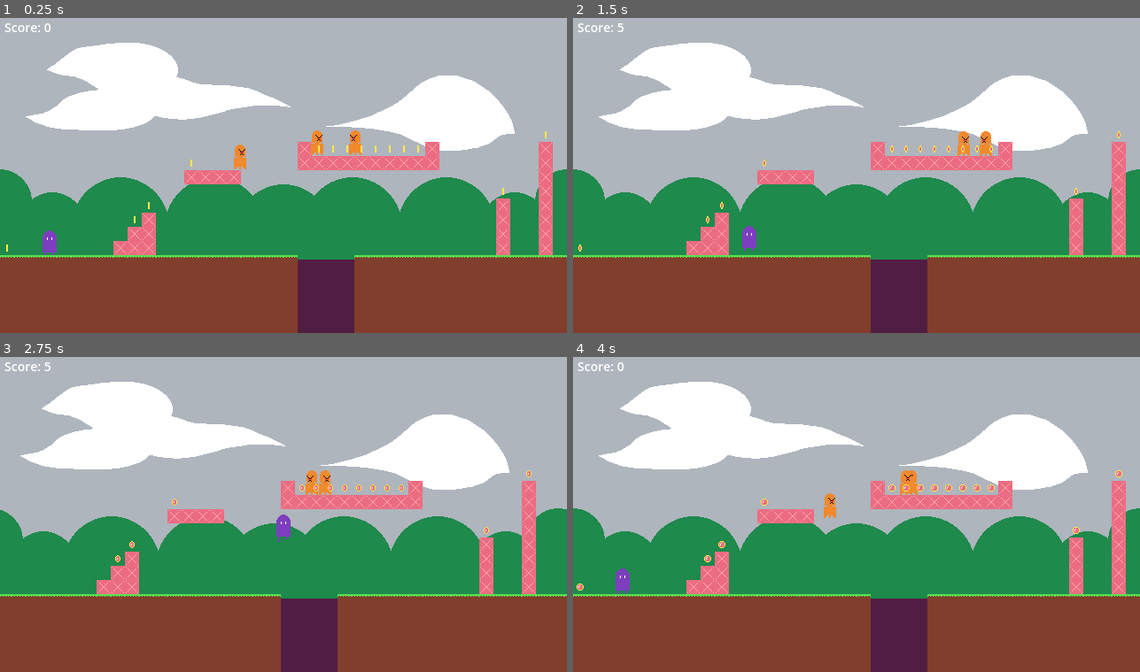
Above: before the commit, frames 1-4 (two rows, left to right).
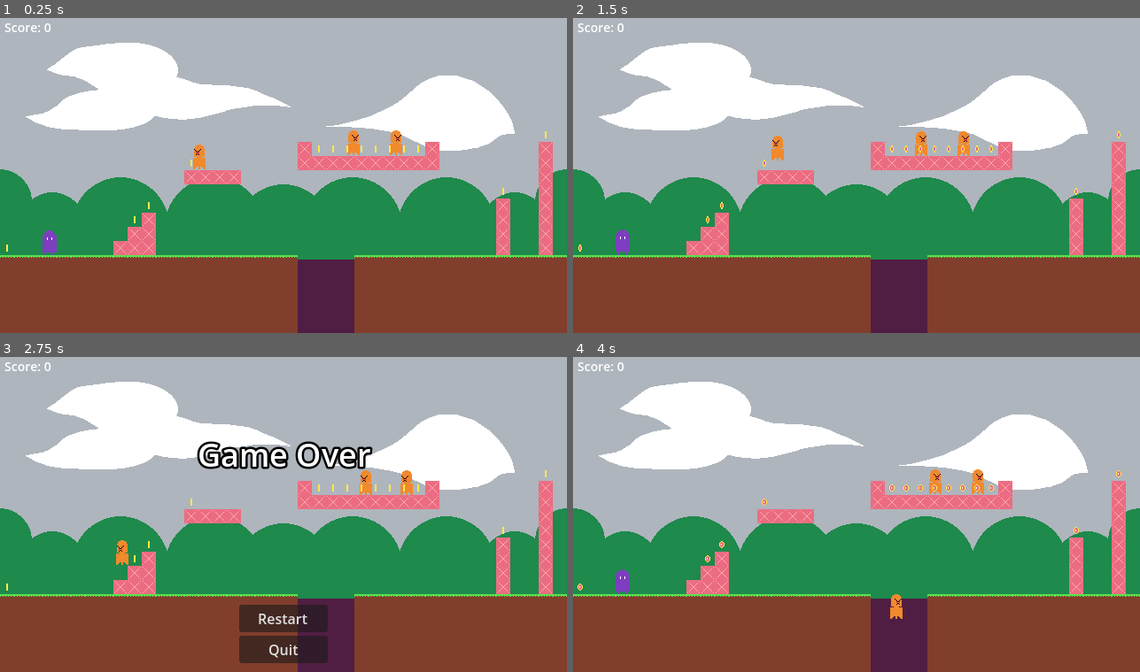
Above: after the commit, the same moments.

Repository: tfcb93/module-small-platformer
Game: Godot game, scene res://scenes/game.tscn
Two runs of this game, one before a commit and one after it. Both use one fixed random seed, a clock stepped at 60 frames per second and the inputs below.
Inputs (mouse positions are in pixels of both pictures, inside the frame that each line leads up to):
- Up to frame 1 (0.25 s): no input
- Up to frame 2 (1.5 s): hold Right (right) 0.53-1.25 s; tap Space (jump) at 0.77 s; click (856, 279) at 1.25 s, where only the run after the commit has a clickable "Restart"
- Up to frame 3 (2.75 s): hold Right (right) from 2.03 s (still down); tap Space (jump) at 2.27 s
- Up to frame 4 (4 s): release Right (right) at 2.75 s; click (856, 618) at 2.75 s, where only the run after the commit has a clickable "Restart"; click (856, 618) at 3.5 s, where only the run before the commit has a clickable "Restart"

The runs differ from the first frame. In frame 1, 0.6% of the frame differs, in the area x 34-71%, y 35-49%; in frame 2, 0.8%; in frame 3, 13%, in the area x 0-100%, y 1-100%; in frame 4, 0.9%.

Commit message:
Fixes class_name and substitute it in the enemy's code (don't ask me, it just works now...)

Diff:
--- a/scenes/level.tscn
+++ b/scenes/level.tscn
@@ -46,39 +46,3 @@
 tile_map_data = PackedByteArray("AAAAABEAAAABAAAAAAAAABIAAAAAAAAAAAAAABMAAAAAAAAAAAAAABQAAAAAAAAAAAAAABUAAAAAAAAAAAAAAB …(10400 unchanged characters)…
 tile_set = SubResource("TileSet_vq560")
 metadata/_edit_lock_ = true
-
-[connection signal="body_entered" from="Coin" to="Coin" method="_on_body_entered"]
-[connection signal="body_entered" from="@Area2D@32101" to="@Area2D@32101" method="_on_body_entered"]
-[connection signal="body_entered" from="@Area2D@32102" to="@Area2D@32102" method="_on_body_entered"]
-[connection signal="body_entered" from="@Area2D@32103" to="@Area2D@32103" method="_on_body_entered"]
-[connection signal="body_entered" from="@Area2D@32104" to="@Area2D@32104" method="_on_body_entered"]
-[connection signal="body_entered" from="@Area2D@32105" to="@Area2D@32105" method="_on_body_entered"]
-[connection signal="body_entered" from="@Area2D@32106" to="@Area2D@32106" method="_on_body_entered"]
-[connection signal="body_entered" from="@Area2D@32107" to="@Area2D@32107" method="_on_body_entered"]
-[connection signal="body_entered" from="@Area2D@32108" to="@Area2D@32108" method="_on_body_entered"]
-[connection signal="body_entered" from="@Area2D@32109" to="@Area2D@32109" method="_on_body_entered"]
-[connection signal="body_entered" from="@Area2D@32110" to="@Area2D@32110" method="_on_body_entered"]
-[connection signal="body_entered" from="@Area2D@32111" to="@Area2D@32111" method="_on_body_entered"]
-[connection signal="body_entered" from="@Area2D@32112" to="@Area2D@32112" method="_on_body_entered"]
-[connection signal="body_entered" from="@Area2D@32113" to="@Area2D@32113" method="_on_body_entered"]
-[connection signal="body_entered" from="@Area2D@32114" to="@Area2D@32114" method="_on_body_entered"]
-[connection signal="body_entered" from="@Area2D@32115" to="@Area2D@32115" method="_on_body_entered"]
-[connection signal="body_entered" from="@Area2D@32116" to="@Area2D@32116" method="_on_body_entered"]
-[connection signal="body_entered" from="@Area2D@32117" to="@Area2D@32117" method="_on_body_entered"]
-[connection signal="body_entered" from="@Area2D@32118" to="@Area2D@32118" method="_on_body_entered"]
-[connection signal="body_entered" from="@Area2D@32119" to="@Area2D@32119" method="_on_body_entered"]
-[connection signal="body_entered" from="@Area2D@32120" to="@Area2D@32120" method="_on_body_entered"]
-[connection signal="body_entered" from="@Area2D@32121" to="@Area2D@32121" method="_on_body_entered"]
-[connection signal="body_entered" from="@Area2D@32122" to="@Area2D@32122" method="_on_body_entered"]
-[connection signal="body_entered" from="@Area2D@32123" to="@Area2D@32123" method="_on_body_entered"]
-[connection signal="body_entered" from="@Area2D@32124" to="@Area2D@32124" method="_on_body_entered"]
-[connection signal="body_entered" from="@Area2D@32125" to="@Area2D@32125" method="_on_body_entered"]
-[connection signal="body_entered" from="@Area2D@32126" to="@Area2D@32126" method="_on_body_entered"]
-[connection signal="body_entered" from="@Area2D@32127" to="@Area2D@32127" method="_on_body_entered"]
-[connection signal="body_entered" from="@Area2D@32128" to="@Area2D@32128" method="_on_body_entered"]
-[connection signal="body_entered" from="@Area2D@32129" to="@Area2D@32129" method="_on_body_entered"]
-[connection signal="body_entered" from="@Area2D@32130" to="@Area2D@32130" method="_on_body_entered"]
-[connection signal="body_entered" from="@Area2D@32131" to="@Area2D@32131" method="_on_body_entered"]
-[connection signal="body_entered" from="@Area2D@32133" to="@Area2D@32133" method="_on_body_entered"]
-[connection signal="body_entered" from="@Area2D@32134" to="@Area2D@32134" method="_on_body_entered"]
-[connection signal="body_entered" from="@Area2D@32135" to="@Area2D@32135" method="_on_body_entered"]
--- a/scripts/enemy.gd
+++ b/scripts/enemy.gd
@@ -1,4 +1,6 @@
 extends CharacterBody2D;
+
+class_name Enemy;
 
 const SPEED: float = 100.0;
 
@@ -59,14 +61,10 @@
 	if (body.name == "Player" and not Globals.is_game_over):
 		kill_enemy();
 
-# I want to change the use of .name, since it's not good for more generic code.
-# I'm having problems using class_names and the UID references on Godot 4.4
-# or is something else I'm missing
 func _on_bottom_area_body_entered(body: Node2D) -> void:
-	if (body.name == "Player"):
+	if (body is Player):
 		Events.kill_player.emit();
-	if (body.name == "Enemy"):
-		body.hit_another_enemy();
+	if (body is Enemy):
 		hit_another_enemy();
 
 func _on_stop_enemies() -> void:
--- a/scripts/player.gd
+++ b/scripts/player.gd
@@ -1,4 +1,6 @@
 extends CharacterBody2D;
+
+class_name Player;
 
 const SPEED: float = 200.0;
 const JUMP_VELOCITY: float = -350.0;
